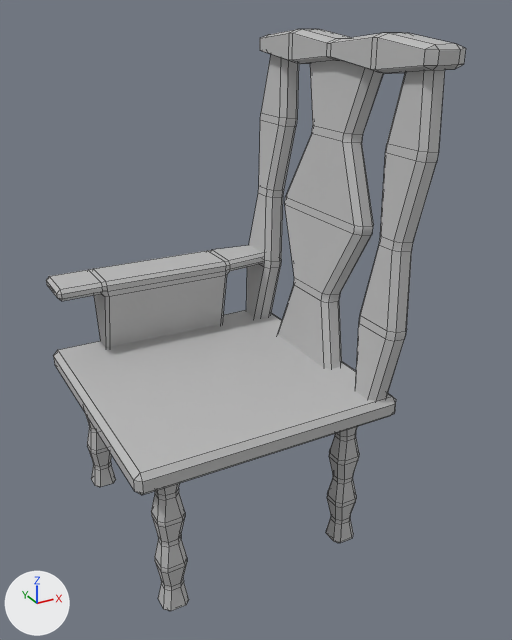
The FBX model Assets/Art/Models/Scenes/Furniture/chair2.fbx: old version first, new version second.
Both versions are drawn from a 50 mm camera at (-0.633, -1.279, 1.112) aimed at (0.045, -0.046, 0.495). Every picture has the same lights, and +X, +Y and +Z are marked at lower left. Mesh edges are drawn as thin lines. Where no turn or scale is listed for an object, it has been applied to the vertices.

The first picture shows 'chair2'.
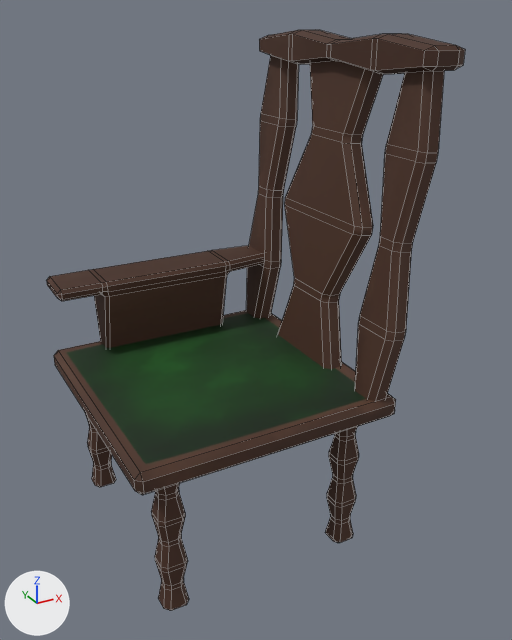
Edits to the scene script, one JSON object a line:
```json
{"op": "add", "block": "img_chair2_jpg", "code": ["img_chair2_jpg = load_image('chair2.jpg', '../../Textures/Furniture Tex/chair2.jpg', 2048, 2048, 'sRGB')"]}
{"op": "add", "block": "mat_blinn6", "code": ["mat_blinn6 = principled_material('blinn6')", "mat_blinn6.texture = img_chair2_jpg", "mat_blinn6.roughness = 0.749"]}
{"block": "me_mesh", "where": "# used by ob_chair2; location = (-0.001, 0.0, 0.001)"}
{"op": "remove", "block": "me_mesh", "code": "me_mesh.from_pydata(...)  # 752 vertices, 712 faces; spans x -0.326..0.326, y -0.305..0.305, z 0.001..1.07"}
{"op": "remove", "block": "me_mesh", "code": "me_mesh.materials.append(mat_lambert1)  # grey #bcbcbc"}
{"op": "add", "block": "me_mesh", "code": "me_mesh.from_pydata(...)  # 752 vertices, 712 faces; spans x -0.326..0.326, y -0.304..0.304, z 0.002..1.069"}
{"block": "me_mesh", "change": "me_mesh part 1: texture (UV) coordinates of 656 of 712 faces, centred in x -0.326..0.326, y -0.305..0.305, z 0.001..1.07, changed; they spanned u 0.02..0.99, v 0.02..0.97 and now span u 0.02..0.98, v 0.04..0.96"}
{"op": "add", "block": "me_mesh", "code": "me_mesh.materials.append(mat_blinn6)  # picture img_chair2_jpg"}
{"op": "set", "path": "ob_chair2.location", "old": "(-0.001, 0.0, 0.001)", "new": "(-0.001, 0.0, 0.0)"}
```

Location of each change, (x1, y1, x2, y2) in pixels of the pictures (512 x 640 px):
```json
{"object": "chair2", "change": "recoloured, surface changed, moved", "before": [46, 29, 466, 611], "after": [46, 30, 465, 610]}
{"part": 1, "of": "me_mesh", "change": "surface changed", "before": [46, 197, 373, 369], "after": [46, 198, 373, 369], "on screen": "grey to brown"}
```
